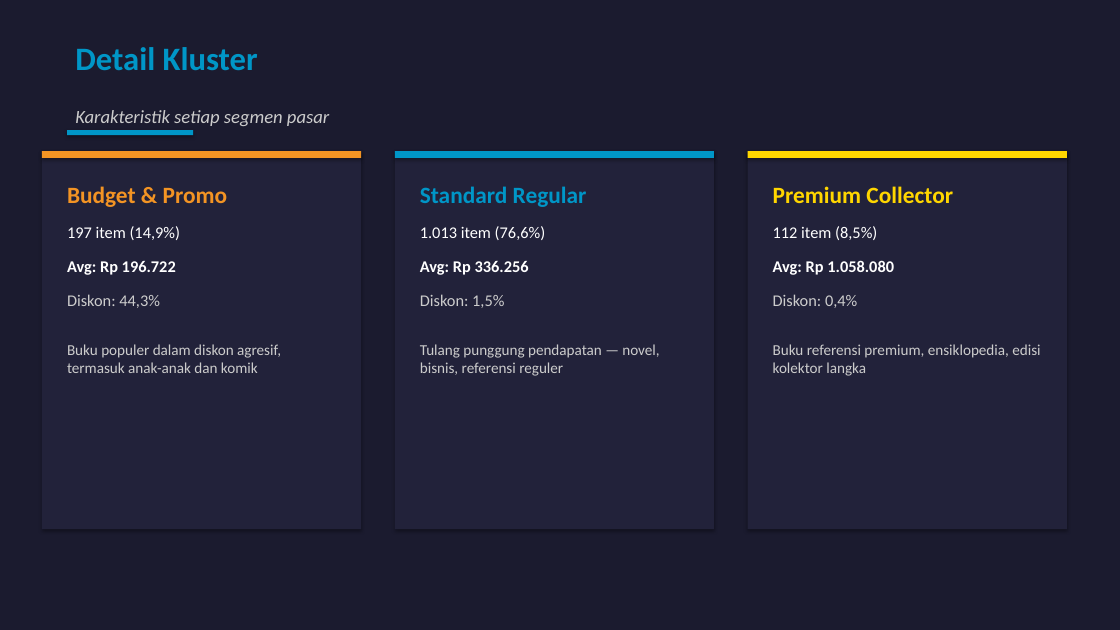
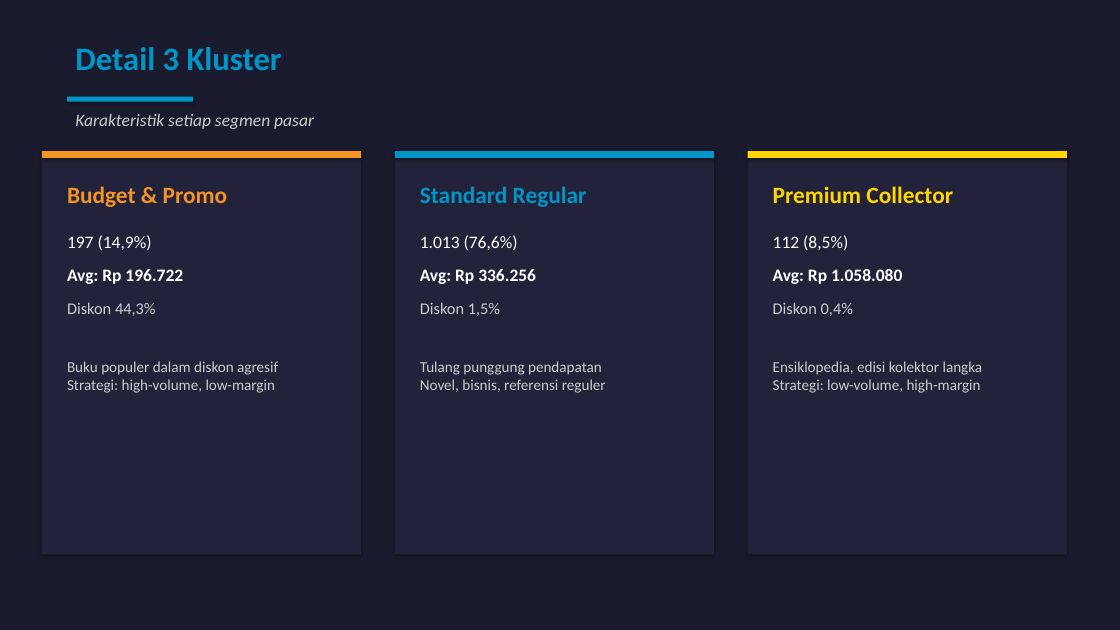
Before and after one commit to gadingnst/project-data-science, a slide deck: slide 8 of uas/presentasi_proyek.pptx (slide 10 before the commit). Drawn at 1120x630 pixels with LibreOffice and Linux fonts; fonts in the diff are those of the drawing. Boxes give left, top, right and bottom in pixels: in the first picture for what was removed or moved away, otherwise in the second. Text is boxed around its words. In the diff, an @@ line names an element or a change of style, - is before the commit and + after.

Commit message:
feat(uas): revamp 2 PPTs with distinct themes + presentation scripts
PPT Gading (dark theme, 11 slides):
- Web scraping, statistik deskriptif, regresi linier, k-Means clustering
- Business insights & rekomendasi

PPT Rina (white/light theme, 11 slides):
- Latar belakang, CRISP-DM, data cleaning, korelasi Pearson
- Klasifikasi DT/RF, Big Data 5V

Scripts:
- skrip_presentasi_gading.md (Zoom recording cheatsheet)
- skrip_presentasi_rina.md (Zoom recording cheatsheet)

```diff
--- a/uas/presentasi_proyek.pptx
+++ b/uas/presentasi_proyek.pptx
@@ text at (x1=75, y1=47, x2=282, y2=70): text changed @@
-Detail Kluster
+Detail 3 Kluster
@@ text "Karakteristik setiap segmen pasar" at (x1=75, y1=114, x2=314, y2=129): size 16 to 15 pt @@
@@ rectangle moved from (x1=67, y1=130, x2=193, y2=135) to (x1=67, y1=97, x2=193, y2=102) @@
@@ rectangle resized from (x1=42, y1=151, x2=361, y2=529) to (x1=42, y1=151, x2=361, y2=555) @@
@@ rectangle resized from (x1=395, y1=151, x2=714, y2=529) to (x1=395, y1=151, x2=714, y2=555) @@
@@ rectangle resized from (x1=748, y1=151, x2=1067, y2=529) to (x1=748, y1=151, x2=1067, y2=555) @@
@@ text at (x1=67, y1=235, x2=152, y2=250): text changed; size 14 to 15 pt @@
-197 item (14,9%)
+197 (14,9%)
@@ text at (x1=420, y1=235, x2=518, y2=250): text changed; size 14 to 15 pt @@
-1.013 item (76,6%)
+1.013 (76,6%)
@@ text at (x1=773, y1=235, x2=848, y2=251): text changed; size 14 to 15 pt @@
-112 item (8,5%)
+112 (8,5%)
@@ 3 texts moved together from (x1=67, y1=260, x2=894, y2=275) to (x1=67, y1=269, x2=902, y2=284) @@
@@ size 14 to 15 pt in 3 elements at (x1=67, y1=269, x2=183, y2=284), (x1=420, y1=269, x2=536, y2=284), (x1=773, y1=269, x2=902, y2=284) @@
@@ text at (x1=67, y1=302, x2=156, y2=316): text changed @@
-Diskon: 44,3%
+Diskon 44,3%
@@ text at (x1=420, y1=302, x2=500, y2=316): text changed @@
-Diskon: 1,5%
+Diskon 1,5%
@@ text at (x1=773, y1=302, x2=853, y2=316): text changed @@
-Diskon: 0,4%
+Diskon 0,4%
@@ text at (x1=67, y1=361, x2=278, y2=393): text changed @@
-Buku populer dalam diskon agresif, termasuk anak-anak dan komik
+Buku populer dalam diskon agresif
+Strategi: high-volume, low-margin
@@ text at (x1=420, y1=361, x2=606, y2=393): text changed @@
-Tulang punggung pendapatan — novel, bisnis, referensi reguler
+Tulang punggung pendapatan
+Novel, bisnis, referensi reguler
@@ text at (x1=773, y1=361, x2=983, y2=393): text changed @@
-Buku referensi premium, ensiklopedia, edisi kolektor langka
+Ensiklopedia, edisi kolektor langka
+Strategi: low-volume, high-margin
```
Also in this commit, not shown: 7 other slides changed, 3 slides added, 5 slides removed, 3 other files.
